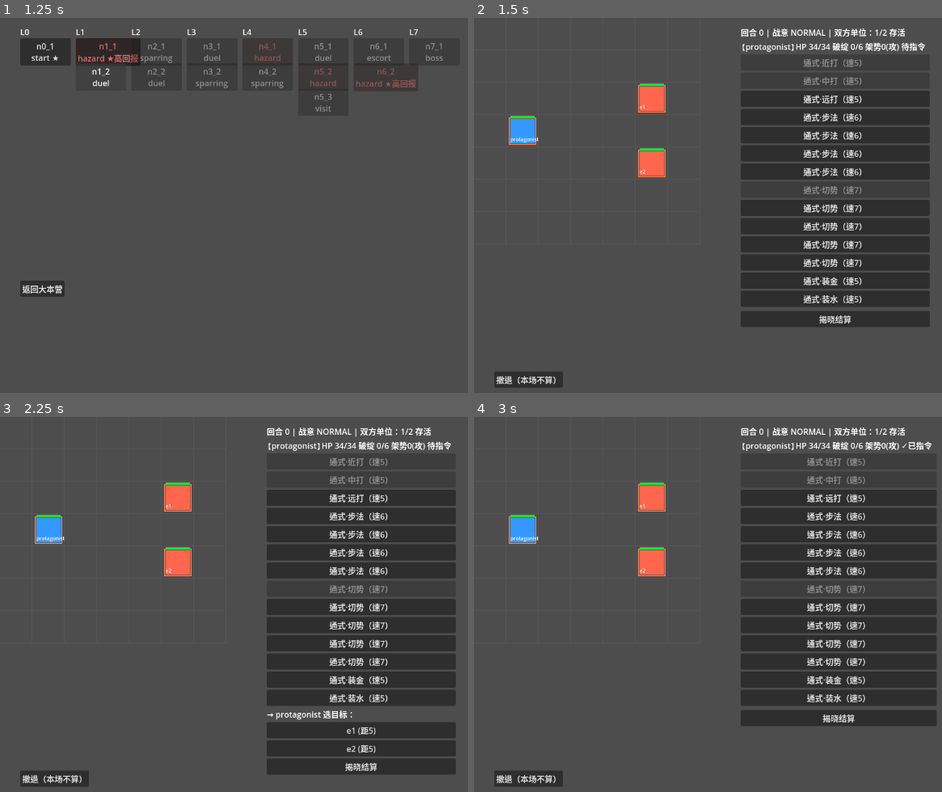
Above: before the commit, frames 1-4 (two rows, left to right).
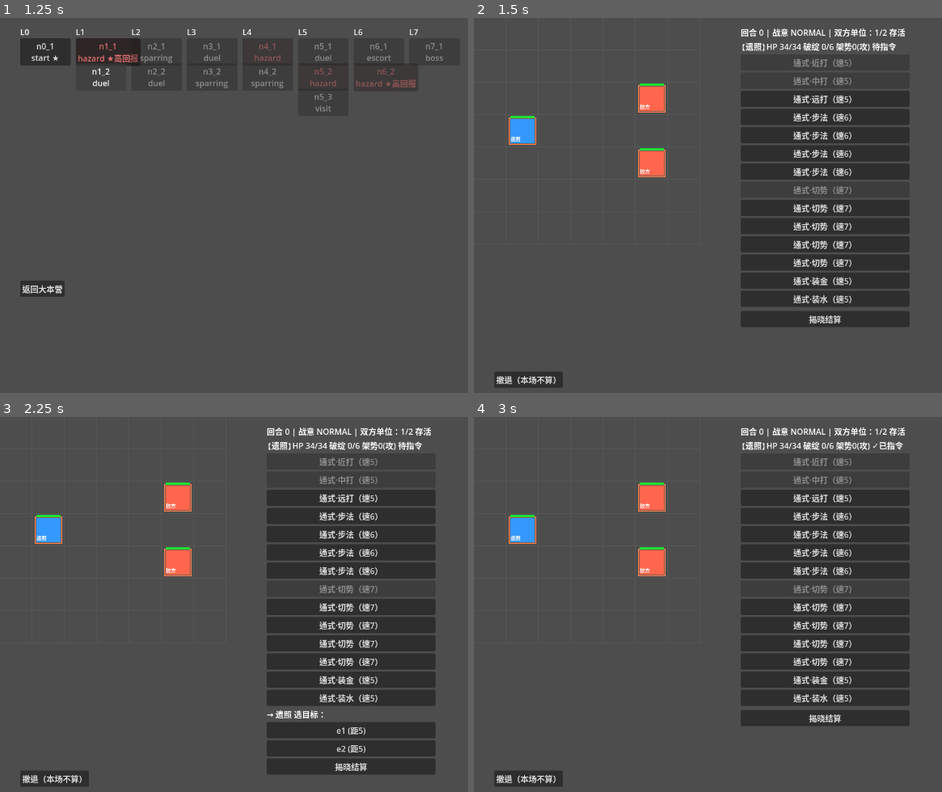
Above: after the commit, the same moments.

Repository: xieyj22/zhaizhao
Game: Godot game, scene res://src/scenes/hub/hub.tscn
Same seed, same stepped clock (60 frames per second), same inputs: the game is played once before the commit and once after it.
Inputs:
- Up to frame 1 (1.25 s): click "开始新一局" at 0.5 s
- Up to frame 2 (1.5 s): click "n1_1 hazard ★高回报" at 1.25 s
- Up to frame 3 (2.25 s): click "通式·远打（速5）" at 2 s
- Up to frame 4 (3 s): click "通式·步法（速6）" at 2.75 s

Frame 1 is identical in both runs. In frame 2, 6.0% of the frame differs, in the area x 7-98%, y 6-83%; in frame 3, 6.8%; in frame 4, 6.9%, in the area x 7-99%, y 6-83%.

Commit message:
fix(battle): 单位显示真名而非内部 id — 玩家验收反馈
玩家单位显示 protagonist/ally_F4_2、boss 显示 yanwujiu（裸 id），因 UnitState 无 display_name 字段、渲染用 u.id。
修:
- UnitState +display_name (builder 填充,不入 to_dict) +display_label() 兜底回退 id
- battle_builder: _unit_from_roster 经 from_dict 带出 roster pd 的 display_name; _unit_from_boss 设 BOSS_CONFIG.name(颜无咎); _unit_from_enemy 兜底'敌方'
- battle.gd(面板标题+选目标提示) + battle_view.gd(格子标签) 用 u.display_label()
+4 测(roster/boss/enemy display_name + fallback). GUT 336/336 绿.

Diff:
--- a/src/logic/unit_state.gd
+++ b/src/logic/unit_state.gd
@@ -21,6 +21,12 @@
 var boss_id: String = ""
 ## —— M3: 由 battle_builder 构造时填充（不入 to_dict）——
 var kit: Array = []   # Array[Technique]，战斗态，不序列化
+## 显示名（玩家验收：战斗界面显示真名而非内部 id）。由 battle_builder 填充（roster pd / BOSS_CONFIG.name / 兜底）。不入 to_dict。
+var display_name: String = ""
+
+## 渲染用名：有 display_name 用之，否则回退 id（绝不显示空）。
+func display_label() -> String:
+	return display_name if display_name != "" else String(id)
 
 func to_dict() -> Dictionary:
 	return {
@@ -54,4 +60,5 @@
 	u.alive = d.get("alive", true)
 	u.frenzied = d.get("frenzied", false)
 	u.boss_id = d.get("boss_id", "")
+	u.display_name = String(d.get("display_name", ""))
 	return u
--- a/src/meta/battle_builder.gd
+++ b/src/meta/battle_builder.gd
@@ -54,6 +54,7 @@
 	u.hp = hp
 	u.max_hp = hp
 	u.kit = _build_kit(ed.get("kit",[]), RunState.new())   # 敌方无 variant（run 空）
+	u.display_name = String(ed.get("display_name", "敌方"))   # 普通敌人兜底"敌方"（不显示裸 id）
 	return u
 
 ## boss 敌方单位：查 BOSS_CONFIG 取 personality/stance/kit/hp_base。
@@ -70,6 +71,7 @@
 	var hp := _scaled_boss_hp(int(cfg.get("hp_base", 20)), run.current_chapter)
 	u.hp = hp
 	u.max_hp = hp
+	u.display_name = String(cfg.get("name", String(u.id)))   # 显示"颜无咎"而非"yanwujiu"
 	u.kit = _build_kit(cfg.get("kit", []), run)
 	return u
 
--- a/src/scenes/battle/battle.gd
+++ b/src/scenes/battle/battle.gd
@@ -145,7 +145,7 @@
 		var title := Label.new()
 		var role_name: String = ["攻", "守", "中"][Stance.role(u.stance)]
 		title.text = "【%s】HP %d/%d 破绽 %d/%d%s 架势%d(%s) %s" % [
-			String(u.id), u.hp, u.max_hp, u.opening, u.max_opening,
+			u.display_label(), u.hp, u.max_hp, u.opening, u.max_opening,
 			" 崩溃!" if u.guard_broken else "", u.stance, role_name,
 			"✓已指令" if pending.has(String(u.id)) else "待指令"
 		]
@@ -164,7 +164,7 @@
 		if awaiting_target.has(String(u.id)):
 			var tech: Technique = awaiting_target[String(u.id)]
 			var lbl := Label.new()
-			lbl.text = "→ %s 选目标：" % String(u.id)
+			lbl.text = "→ %s 选目标：" % u.display_label()
 			_target_panel.add_child(lbl)
 			for e in state.units:
 				if e.team != 0 and e.alive and RangeBand.in_range(u.grid_pos, e.grid_pos, tech.required_range, tuning):
--- a/src/scenes/battle/battle_view.gd
+++ b/src/scenes/battle/battle_view.gd
@@ -121,7 +121,7 @@
 		# 破绽条（橙）
 		var op_w := float(u.opening) / float(max(1, u.max_opening)) * (cell - 16)
 		draw_rect(Rect2(origin + Vector2(8, cell - 8), Vector2(op_w, 4)), Color(0.9, 0.6, 0.1))
-		draw_string(ThemeDB.fallback_font, origin + Vector2(8, cell - 12), String(u.id), HORIZONTAL_ALIGNMENT_LEFT, -1, 10)
+		draw_string(ThemeDB.fallback_font, origin + Vector2(8, cell - 12), u.display_label(), HORIZONTAL_ALIGNMENT_LEFT, -1, 10)
 	# 飘字（最上层）
 	for f in floaters:
 		var progress: float = f.age / f.life
--- a/tests/test_battle_builder.gd
+++ b/tests/test_battle_builder.gd
@@ -188,3 +188,39 @@
 	var s := BattleBuilder.build(_run(), node_cfg)
 	var e: UnitState = s.units.filter(func(u): return u.team == 1)[0]
 	assert_eq(e.max_hp, 20, "ed 无 hp → 兜底 20")
+
+# —— T10 玩家验收：单位显示真名而非内部 id（protagonist/ally_F4_x/yanwujiu）——
+
+func test_roster_unit_carries_display_name():
+	# 主角 roster pd 带 display_name → built UnitState 携带（战斗 UI 应显示"遗照"而非"protagonist"）
+	var run := _run()
+	run.player_roster = [{"id":"protagonist","team":0,"hp":34,"max_hp":34,"opening":0,"max_opening":6,
+		"stance":0,"grid_pos":[1,3],"facing":0,"guard_broken":false,"alive":true,
+		"kit_ids":[],"display_name":"遗照","is_protagonist":true}]
+	var s := BattleBuilder.build(run, {"node_type":"duel","enemies":[]})
+	var p: UnitState = s.units.filter(func(u): return u.team == 0)[0]
+	assert_eq(p.display_name, "遗照", "主角 display_name 来自 roster pd")
+	assert_eq(p.display_label(), "遗照", "display_label 显示真名")
+
+func test_boss_unit_carries_boss_config_name():
+	# boss 单位 display_name 来自 BOSS_CONFIG.name（显示"颜无咎"而非"yanwujiu"）
+	var run := _run()
+	var s := BattleBuilder.build(run, {"boss_id":"yanwujiu","node_type":"boss"})
+	var boss: UnitState = s.units.filter(func(u): return u.team == 1)[0]
+	assert_eq(boss.display_name, "颜无咎", "boss display_name 来自 BOSS_CONFIG.name")
+	assert_eq(boss.display_label(), "颜无咎", "boss display_label 显示真名（非 yanwujiu）")
+
+func test_enemy_unit_display_label_not_raw_id():
+	# 普通敌人无 display_name → display_label 不应是裸 id "e1"（兜底"敌方"）
+	var node_cfg: Dictionary = {"enemies":[
+		{"id":"e1","faction":"F2","grid_pos":[5,3],"stance":0,"hp":20,"kit":["chifeng_lianci"]}
+	]}
+	var e: UnitState = BattleBuilder.build(_run(), node_cfg).units.filter(func(u): return u.team == 1)[0]
+	assert_ne(e.display_label(), "e1", "普通敌人 display_label 不显示裸 id")
+
+func test_display_label_falls_back_to_id_when_empty():
+	# display_name 空 → display_label 回退 id（绝不显示空）
+	var u := UnitState.new()
+	u.id = StringName("x")
+	u.display_name = ""
+	assert_eq(u.display_label(), "x", "空 display_name 回退 id")
